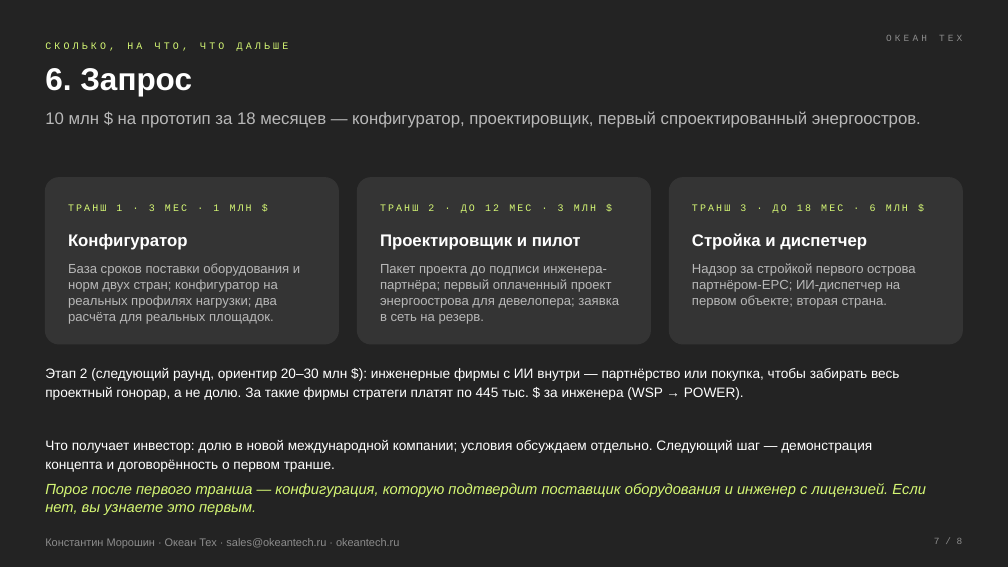
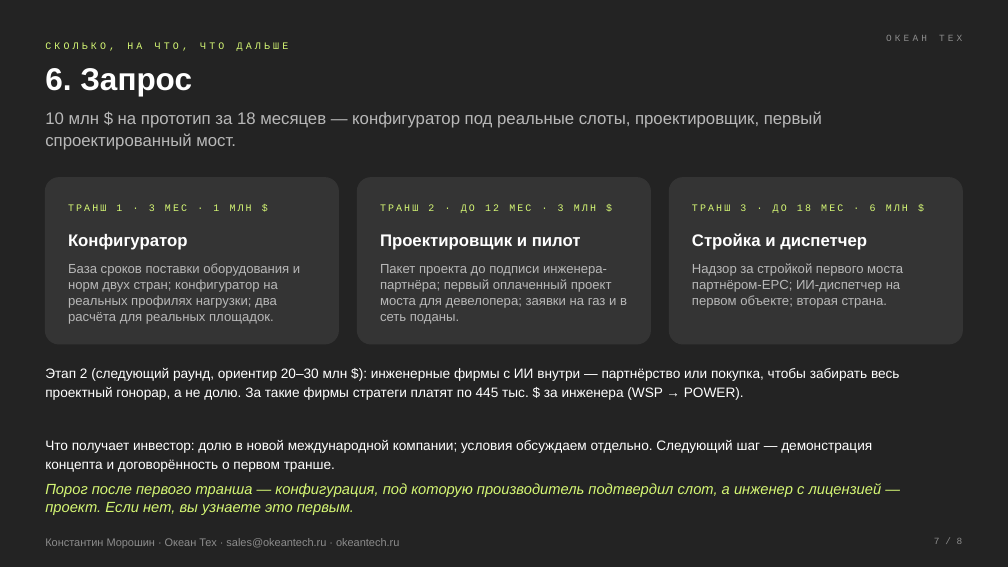
Before and after one commit to komoroshin/research, a slide deck: slide 7 of ai-case-library/research/ventures/grid-idea-island.pptx. Drawn at 1008x567 pixels with LibreOffice and Linux fonts; fonts in the diff are those of the drawing. Boxes give left, top, right and bottom in pixels: in the first picture for what was removed or moved away, otherwise in the second. Text is boxed around its words. In the diff, an @@ line names an element or a change of style, - is before the commit and + after.

```diff
--- a/ai-case-library/research/ventures/grid-idea-island.pptx
+++ b/ai-case-library/research/ventures/grid-idea-island.pptx
@@ text at <box>45,111,822,150</box>: text changed @@
-10 млн $ на прототип за 18 месяцев — конфигуратор, проектировщик, первый спроектированный энергоостров.
+10 млн $ на прототип за 18 месяцев — конфигуратор под реальные слоты, проектировщик, первый спроектированный мост.
@@ text at <box>380,264,627,324</box>: text changed @@
-Пакет проекта до подписи инженера-партнёра; первый оплаченный проект энергоострова для девелопера; заявка в сеть на резерв.
+Пакет проекта до подписи инженера-партнёра; первый оплаченный проект моста для девелопера; заявки на газ и в сеть поданы.
@@ text at <box>692,263,903,308</box>: text changed @@
-Надзор за стройкой первого острова партнёром-EPC; ИИ-диспетчер на первом объекте; вторая страна.
+Надзор за стройкой первого моста партнёром-EPC; ИИ-диспетчер на первом объекте; вторая страна.
@@ text at <box>45,483,882,515</box>: text changed @@
-Порог после первого транша — конфигурация, которую подтвердит поставщик оборудования и инженер с лицензией. Если нет, вы узнаете это первым.
+Порог после первого транша — конфигурация, под которую производитель подтвердил слот, а инженер с лицензией — проект. Если нет, вы узнаете это первым.
```
Also in this commit, not shown: 7 other slides changed, 8 other files.
